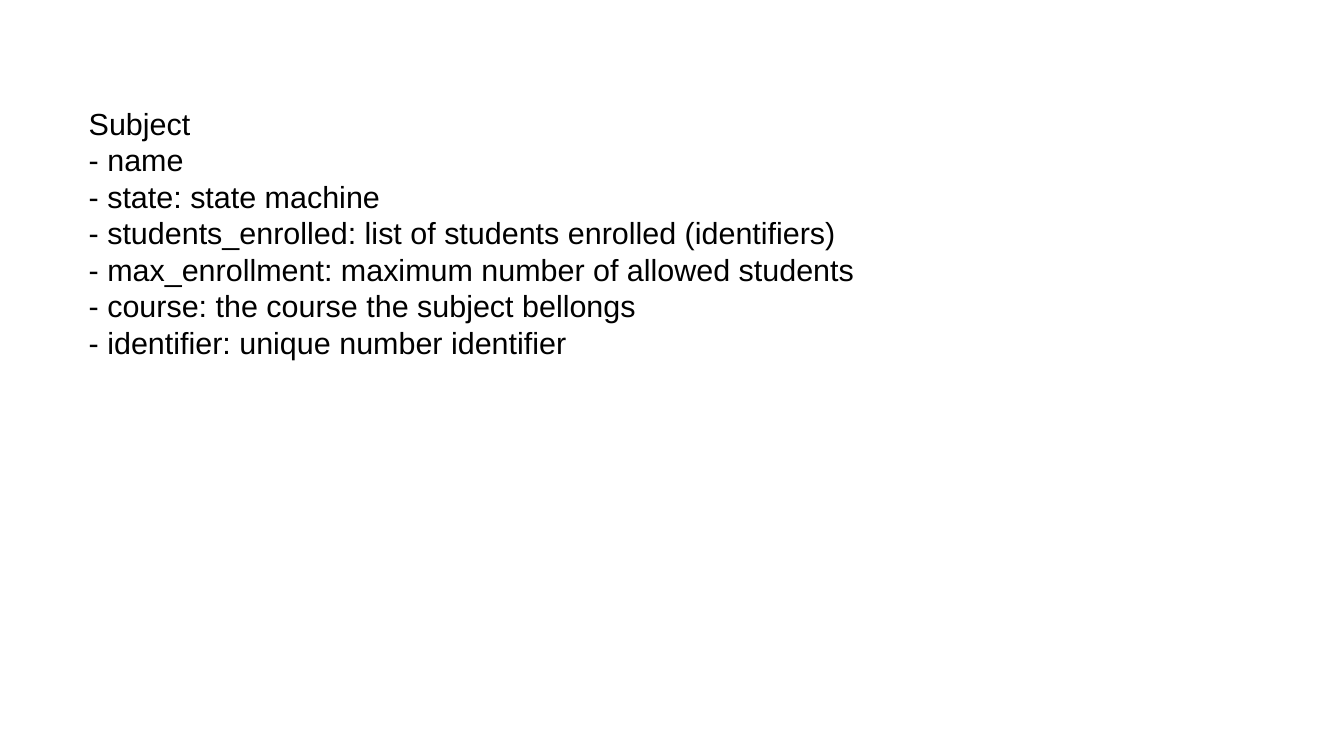
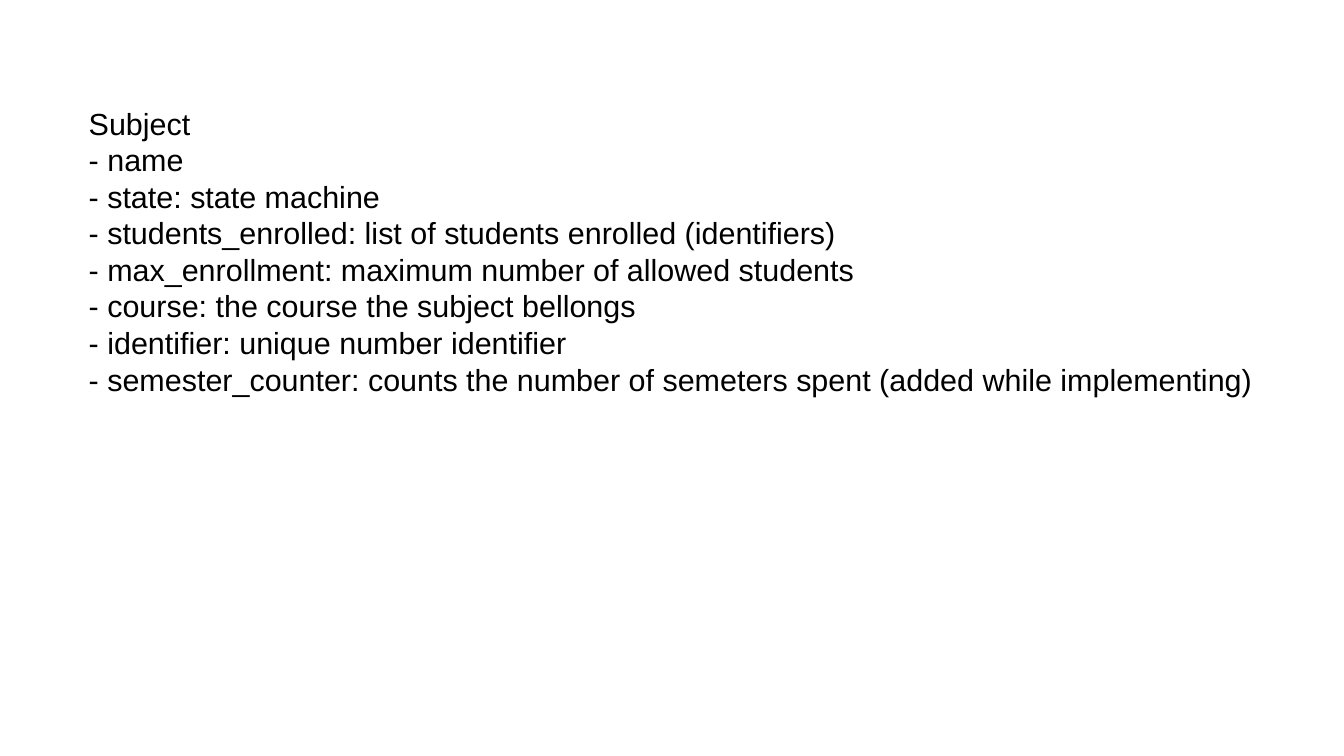
Before and after one commit to douglasdcm/tdd_detroid, a slide deck: slide 17 of architecture.odp. Drawn at 1344x756 pixels with LibreOffice and Linux fonts; fonts in the diff are those of the drawing. Boxes give left, top, right and bottom in pixels: in the first picture for what was removed or moved away, otherwise in the second. Text is boxed around its words. In the diff, an @@ line names an element or a change of style, - is before the commit and + after.

```diff
--- a/architecture.odp
+++ b/architecture.odp
@@ text at bbox=[107, 369, 1251, 397]: paragraph added @@
+- semester_counter: counts the number of semeters spent (added while implementing)
```
Also in this commit, not shown: 2 other slides changed, 8 other files.
